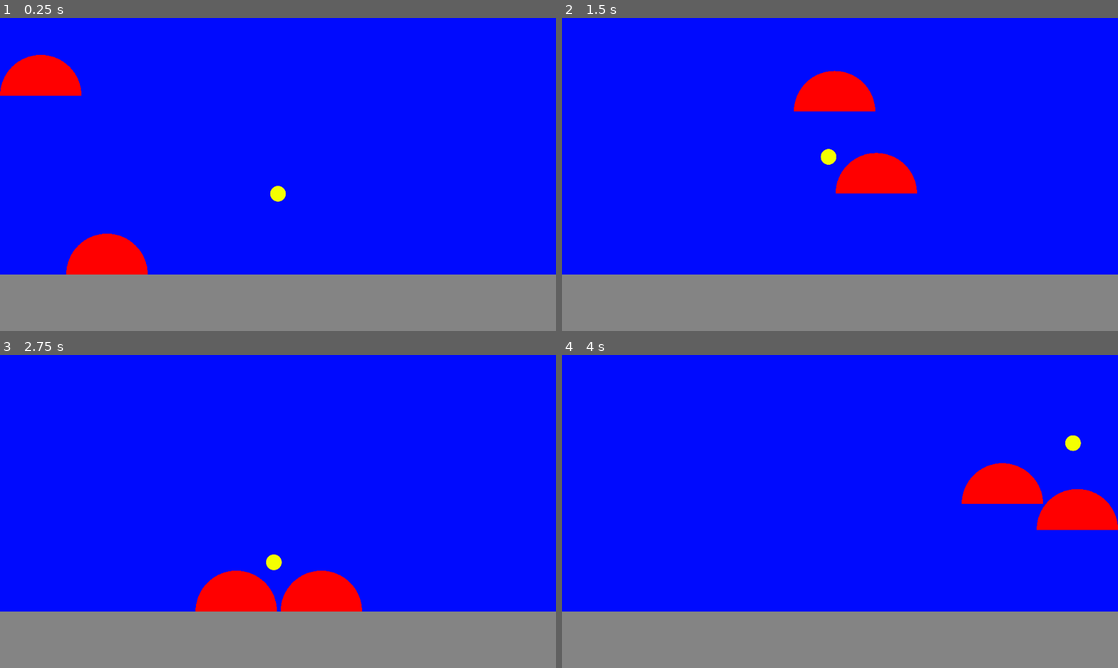
Above: before the commit, frames 1-4 (two rows, left to right).
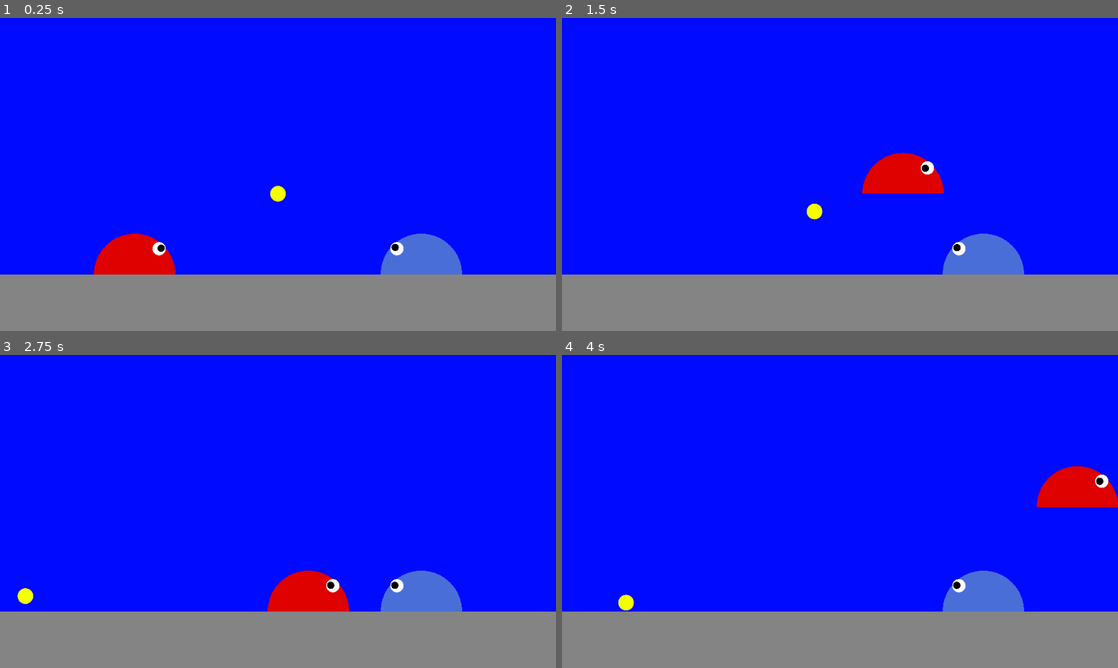
Above: after the commit, the same moments.

Repository: thorkellmani/slime_soccer_remake
Game: Godot game, scene res://main.tscn
Two runs of this game, one before a commit and one after it. Both use one fixed random seed, a clock stepped at 60 frames per second and the inputs below.
Inputs:
- Up to frame 1 (0.25 s): no input
- Up to frame 2 (1.5 s): hold D (move_right) from 0.53 s (still down); tap W (jump) at 0.6, 0.77, 1.07, 1.35 s
- Up to frame 3 (2.75 s): tap W (jump) at 1.52, 1.82, 2.1 s; release D (move_right) at 2.03 s; hold A (move_left) from 2.03 s (still down)
- Up to frame 4 (4 s): release A (move_left) at 2.78 s; hold D (move_right) from 2.78 s (still down); tap W (jump) at 2.85, 3.02, 3.32, 3.6, 3.77 s

The runs differ from the first frame. In frame 1, 5.2% of the frame differs, in the area x 0-84%, y 11-82%; in frame 2, 5.4%; in frame 3, 5.0%; in frame 4, 5.8%, in the area x 10-100%, y 25-82%.

Commit message:
feat: added eyes

Diff:
--- /dev/null
+++ b/art/textures/black_ball.res.tres
@@ -0,0 +1,5 @@
+[gd_resource type="StandardMaterial3D" load_steps=5 format=2]
+[resource]
+albedo_color = Color(0.58984375, 0.15091705322266, 0.15091705322266, 1.0)
+metallic = 0.0
+roughness = 0.0
--- /dev/null
+++ b/art/textures/white_ball.res.tres
@@ -0,0 +1,5 @@
+[gd_resource type="StandardMaterial3D" load_steps=5 format=2]
+[resource]
+albedo_color = Color(0.58984375, 0.15091705322266, 0.15091705322266, 1.0)
+metallic = 0.0
+roughness = 0.0
--- a/ball.gd
+++ b/ball.gd
@@ -8,10 +8,8 @@
 func _ready() -> void:
 	pass # Replace with function body.
 
-
 # Called every frame. 'delta' is the elapsed time since the previous frame.
 func _process(_delta: float) -> void:
-	#print(linear_velocity)
 	pass
 
 func _integrate_forces(state: PhysicsDirectBodyState2D) -> void:
--- a/ball.tscn
+++ b/ball.tscn
@@ -24,6 +24,7 @@
 
 [node name="Ball" type="RigidBody2D"]
 collision_layer = 5
+collision_mask = 25
 mass = 50.0
 physics_material_override = SubResource("PhysicsMaterial_41u45")
 gravity_scale = 10.0
--- /dev/null
+++ b/eye.gd
@@ -0,0 +1,12 @@
+extends Sprite2D
+
+var ball_ref: Ball
+# Called when the node enters the scene tree for the first time.
+func _ready() -> void:
+	ball_ref = get_node("../../Ball")
+	pass # Replace with function body.
+
+
+# Called every frame. 'delta' is the elapsed time since the previous frame.
+func _process(_delta: float) -> void:
+	look_at(ball_ref.global_position)
--- a/main.tscn
+++ b/main.tscn
@@ -47,9 +47,22 @@
 color = Color(0.5176471, 0.5176471, 0.5176471, 1)
 
 [node name="Player1" parent="." instance=ExtResource("2_0xm2m")]
-position = Vector2(197, 472)
+position = Vector2(248, 472)
+collision_layer = 8
+color = Color(0.8745098, 0, 0, 1)
+action_left = &"move_left"
+action_right = &"move_right"
+action_up = &"jump"
+orientation = &"right"
 
 [node name="Player2" parent="." instance=ExtResource("2_0xm2m")]
+position = Vector2(776, 472)
+collision_layer = 16
+color = Color(0.28813738, 0.43212512, 0.8451805, 1)
+action_left = &"move_left_alternate"
+action_right = &"move_right_alternate"
+action_up = &"jump_alternate"
+orientation = &"left"
 
 [node name="Boundaries" type="StaticBody2D" parent="."]
 physics_material_override = SubResource("PhysicsMaterial_0xm2m")
--- a/player.gd
+++ b/player.gd
@@ -3,9 +3,15 @@
 const SPEED = 400.0
 const JUMP_VELOCITY = -1400.0
 const BASE_IMPACT: float = 200.0
-const IMPACT_SCALE: float = 40.0
+const IMPACT_SCALE: float = 35.0
 
 const GRAVITY_SCALE: Vector2 = Vector2(1, 5)
+
+@export var color: Color
+@export var action_left: StringName
+@export var action_right: StringName
+@export var action_up: StringName
+@export var orientation: StringName
 
 var slime_half_height: float = 0
 var kick_cooldown: float = 0.0
@@ -19,43 +25,34 @@
 
 	slime_half_height = abs((min_y - max_y) / 2)
 
+	if orientation == "left":
+		$Eye.position.x = -$Eye.position.x
+
 func handle_inputs() -> void:
-	var direction := Input.get_axis("move_left", "move_right")
+	var direction := Input.get_axis(action_left, action_right)
 	if direction:
 		velocity.x = direction * SPEED
 	else:
 		velocity.x = 0
 
 func kick_ball(ball: Ball, normal: Vector2) -> void:
-	#if normal.x == 0.0:
-		#teleport_ball_on_top(ball)
-	print("KICK")
-	print(normal)
 	var impulse =  -normal * (BASE_IMPACT + IMPACT_SCALE * velocity.length())
 	ball.apply_impulse(impulse)
-	print(impulse)
 
 func teleport_ball(ball: Ball):
-	print("TELEPORT")
 	var slime_position_y: float = global_position.y
 	var ball_hit_box: CollisionShape2D = ball.get_node("HitBox")
-	var ball_radius: float = ball_hit_box.shape.radius * 4 * ball_hit_box.scale.x
+	var ball_radius: float = ball_hit_box.shape.radius * 2 * ball_hit_box.scale.x
 	var ball_position: Vector2 = ball.global_position
 	var new_position : Vector2 = Vector2(ball_position.x, slime_position_y - slime_half_height - ball_radius)
 	ball.teleport_to(new_position)
-
-#func teleport_ball_on_top(ball: RigidBody2D):
-	#var anchor = global_position
-	#var ball_radius = ball.get_node("HitBox").shape.radius
-	#var new_ball_pos = global_position.y - (radius + ball_radius)
-	#ball.position
 
 func apply_gravity(delta: float) -> void:
 	# Add the gravity.
 	if not is_on_floor():
 		velocity += (get_gravity() * GRAVITY_SCALE) * delta
 
-	if Input.is_action_just_pressed("jump") and is_on_floor():
+	if Input.is_action_just_pressed(action_up) and is_on_floor():
 		velocity.y = JUMP_VELOCITY
 
 func _physics_process(delta: float) -> void:
@@ -68,22 +65,14 @@
 
 
 func _draw() -> void:
-	draw_colored_polygon($HitBox.polygon, "red")
+	draw_colored_polygon($HitBox.polygon, color)
 
 
 func _on_ball_detector_body_entered(body: Ball) -> void:
-	print("in ball detector")
-	print("cooldown " + str(kick_cooldown))
 	if kick_cooldown <= 0.0:
-		print("kick_cooldow passed")
 		var normal = (global_position - body.global_position).normalized()
-		kick_cooldown = .3
+		kick_cooldown = .25
 		if normal.y < 0:
-			print("ball below")
 			teleport_ball(body)
 		else:
 			kick_ball(body, normal)
-
-
-func _on_ball_detector_body_exited(body: Node2D) -> void:
-	pass # Replace with functidon body.
--- a/player.tscn
+++ b/player.tscn
@@ -1,9 +1,9 @@
-[gd_scene load_steps=3 format=3 uid="uid://n61jkv47v132"]
+[gd_scene load_steps=5 format=3 uid="uid://n61jkv47v132"]
 
 [ext_resource type="Script" uid="uid://bb2f0oqiu6q1s" path="res://player.gd" id="1_4flbx"]
-
-[sub_resource type="RectangleShape2D" id="RectangleShape2D_4flbx"]
-size = Vector2(136.34033, 4.6134386)
+[ext_resource type="Texture2D" uid="uid://deklw2nbtb8i4" path="res://art/textures/white_ball.res_suffix.png" id="2_onrkg"]
+[ext_resource type="Texture2D" uid="uid://ddxy2yr0jq8qw" path="res://art/textures/black_ball.res_suffix.png" id="3_i3pqv"]
+[ext_resource type="Script" uid="uid://3hny6sdd6sko" path="res://eye.gd" id="4_hqtel"]
 
 [node name="Player" type="CharacterBody2D"]
 slide_on_ceiling = false
@@ -14,14 +14,6 @@
 [node name="HitBox" type="CollisionPolygon2D" parent="."]
 polygon = PackedVector2Array(-75, -6.5567083e-06, -74.638855, -7.3512774, -73.5589, -14.631768, -71.77052, -21.771347,  …(645 unchanged characters)…
 
-[node name="BelowDetector" type="Area2D" parent="."]
-collision_layer = 0
-collision_mask = 4
-
-[node name="CollisionShape2D" type="CollisionShape2D" parent="BelowDetector"]
-position = Vector2(0, 2.280973)
-shape = SubResource("RectangleShape2D_4flbx")
-
 [node name="BallDetector" type="Area2D" parent="."]
 collision_layer = 2
 collision_mask = 2
@@ -29,6 +21,15 @@
 [node name="BallHitHBox" type="CollisionPolygon2D" parent="BallDetector"]
 polygon = PackedVector2Array(-75, -6.5567083e-06, -74.638855, -7.3512774, -73.5589, -14.631768, -71.77052, -21.771347,  …(645 unchanged characters)…
 
-[connection signal="body_entered" from="BelowDetector" to="." method="_on_below_detector_body_entered"]
+[node name="Eye" type="Sprite2D" parent="."]
+position = Vector2(45.025677, -47.39128)
+scale = Vector2(0.2115407, 0.2115407)
+texture = ExtResource("2_onrkg")
+script = ExtResource("4_hqtel")
+
+[node name="Iris" type="Sprite2D" parent="Eye"]
+position = Vector2(17.970037, 3.98154)
+scale = Vector2(0.54771733, 0.54771644)
+texture = ExtResource("3_i3pqv")
+
 [connection signal="body_entered" from="BallDetector" to="." method="_on_ball_detector_body_entered"]
-[connection signal="body_exited" from="BallDetector" to="." method="_on_ball_detector_body_exited"]
--- a/project.godot
+++ b/project.godot
@@ -58,6 +58,8 @@
 2d_physics/layer_1="Boundaries"
 2d_physics/layer_2="Ball"
 2d_physics/layer_3="Below layer"
+2d_physics/layer_4="Player 1"
+2d_physics/layer_5="Player 2"
 
 [physics]
 
Binary file added: art/textures/black_ball.res_suffix.png
Not shown, added: art/textures/black_ball.res_suffix.png.import
Binary file added: art/textures/white_ball.res_suffix.png
Not shown, added: art/textures/white_ball.res_suffix.png.import
Not shown, added: eye.gd.uid
